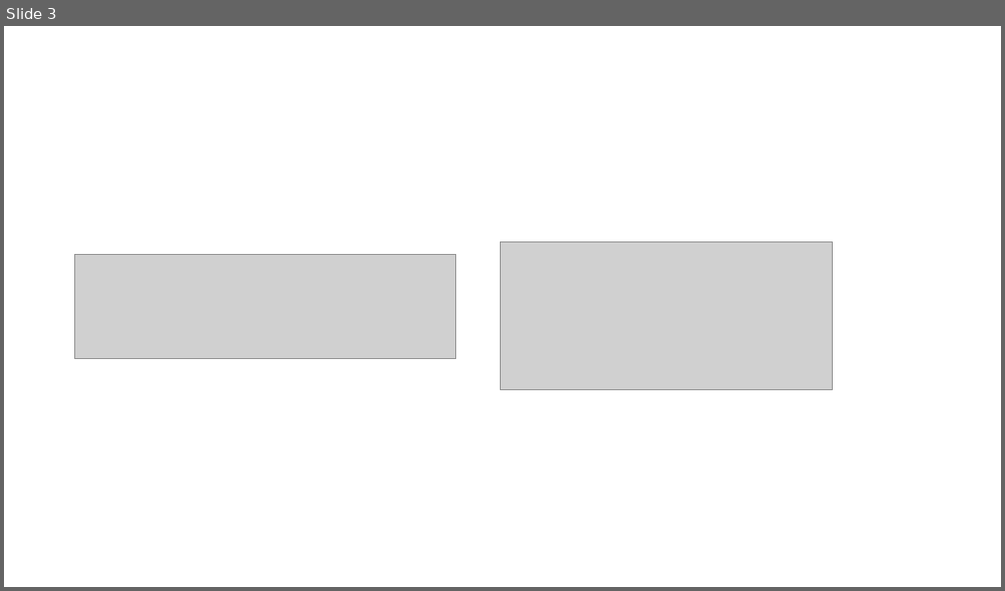
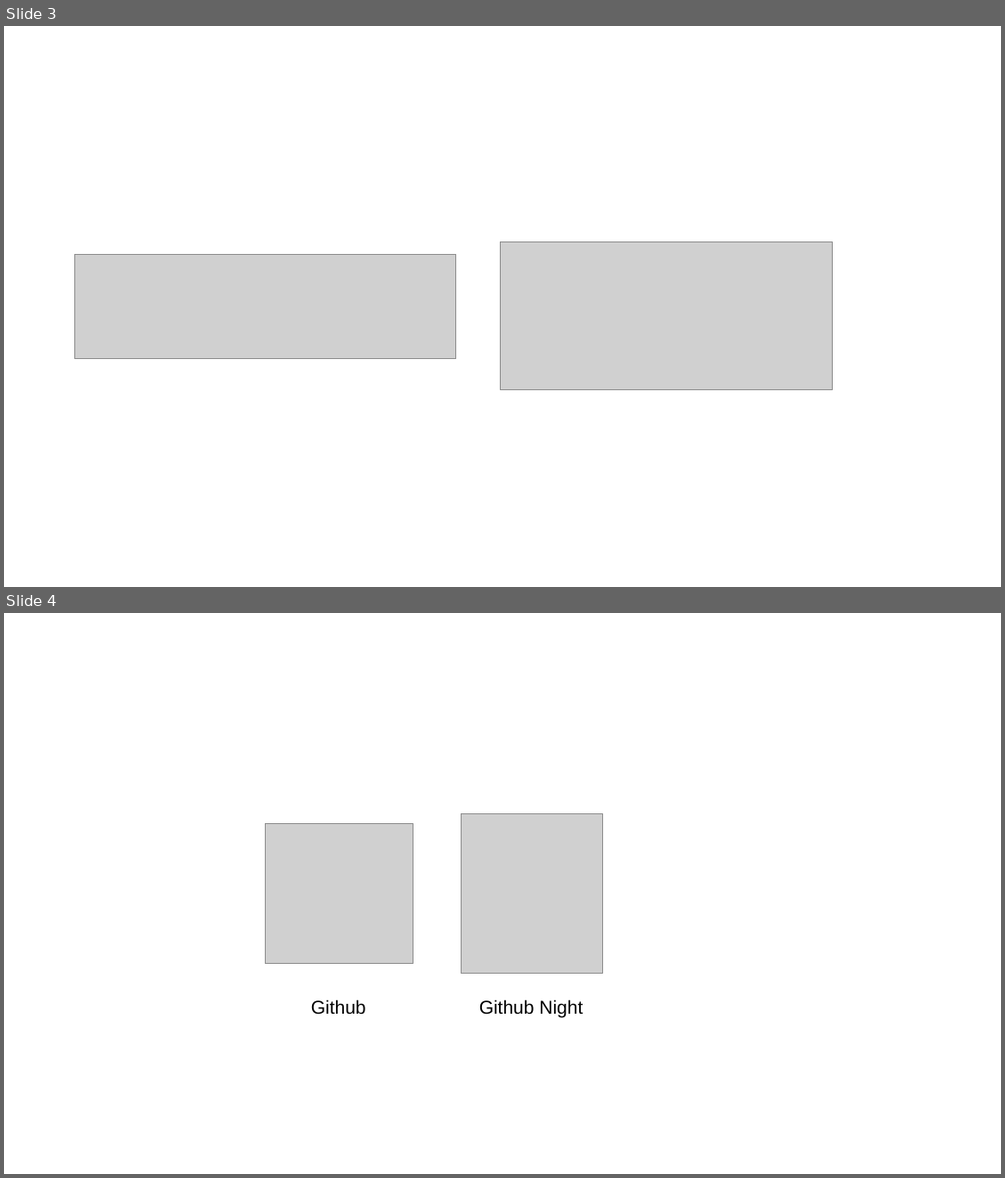
Before and after one commit to lankoestee/lankoestee.github.io, a slide deck: asset/舒适写作大法/figure.pptx. Shown one above the other, each under a label of ours: slide 3 before the commit, slides 3 and 4 after it. The pictures are 1005x591 and 1005x1178 pixels, drawn with LibreOffice and Linux fonts; fonts in the diff are those of the drawing; grey boxes stand for pictures. Boxes give left, top, right and bottom in pixels: in the first picture for what was removed or moved away, otherwise in the second. Text is boxed around its words. In the diff, an @@ line names an element or a change of style, - is before the commit and + after.

```diff
--- a/asset/舒适写作大法/figure.pptx
+++ b/asset/舒适写作大法/figure.pptx
@@ slide 4 added at <box>4,613,1001,1174</box>, background #FFFFFF @@
@@ picture added at <box>265,823,413,964</box> @@
@@ picture added at <box>461,813,603,973</box> @@
@@ text added at <box>311,999,366,1014</box>, 18 pt, text #000000 @@
+Github
@@ text added at <box>479,999,582,1018</box>, 18 pt, text #000000 @@
+Github Night
```
Also in this commit, not shown: 2 other slides added, 39 other files.
